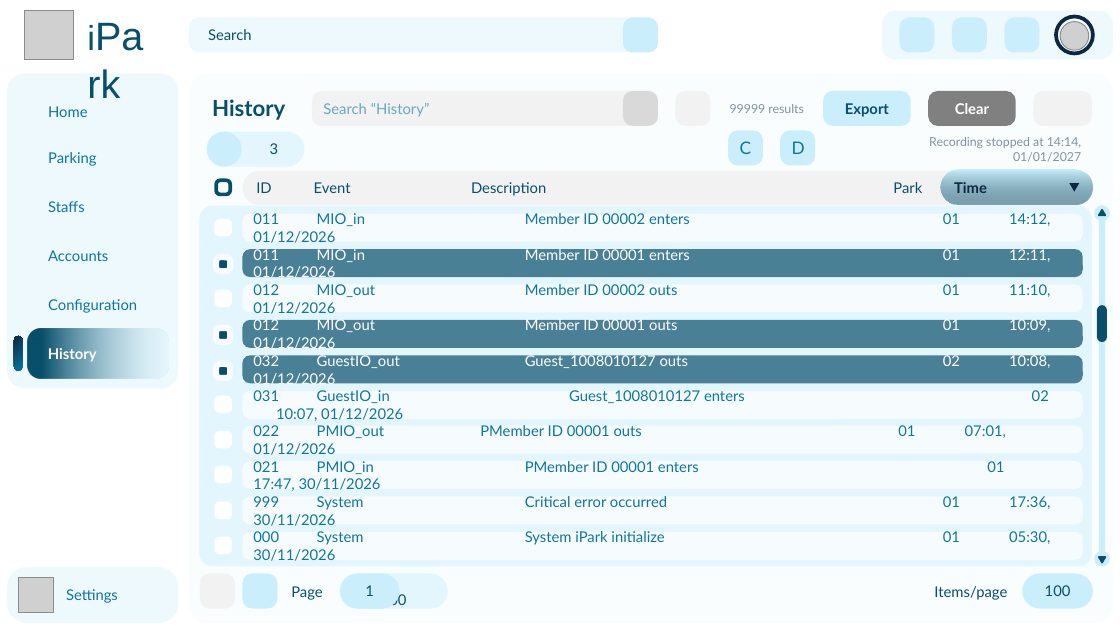
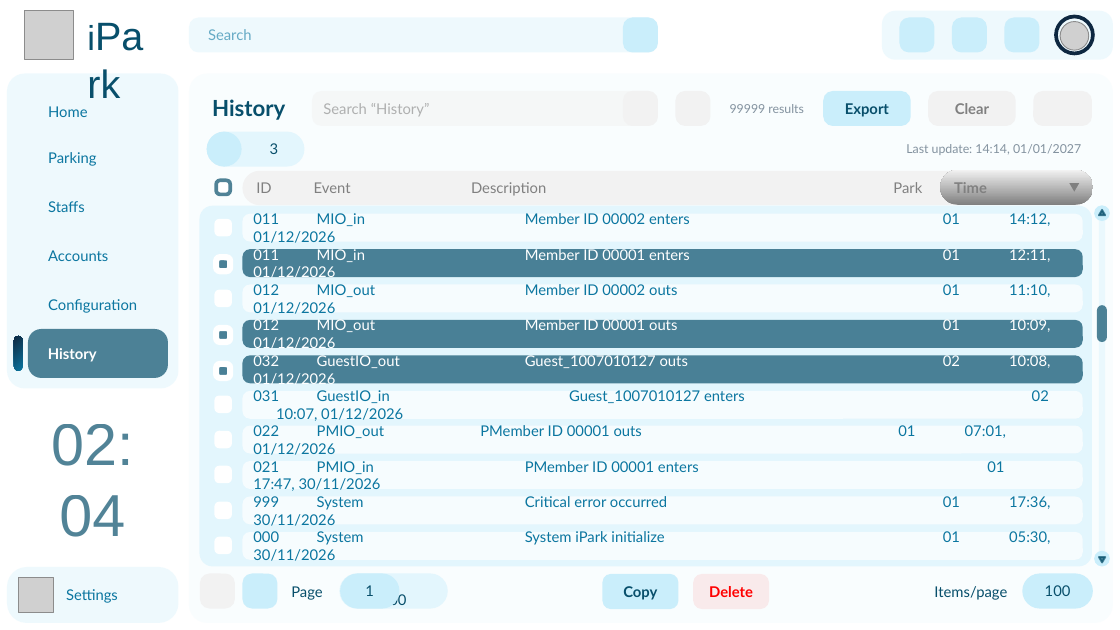
Before and after one commit to 1172005thinh/HCMUT-SmartParking-System, a slide deck: slide 24 of design/UI_UX/ui_concept.pptx (slide 14 before the commit). Drawn at 1120x630 pixels with LibreOffice and Linux fonts; fonts in the diff are those of the drawing; grey boxes stand for pictures; background and template pictures are left out. Boxes give left, top, right and bottom in pixels: in the first picture for what was removed or moved away, otherwise in the second. Text is boxed around its words. In the diff, an @@ line names an element or a change of style, - is before the commit and + after.

```diff
--- a/design/UI_UX/ui_concept.pptx
+++ b/design/UI_UX/ui_concept.pptx
@@ rounded rectangle "Search" at (189,18,659,52): text colour #084F6A to #0B76A0 at 60% opacity @@
@@ rounded rectangle "Search “History”" at (312,91,658,125): text colour #0B76A0 at 60% opacity to #808080 at 60% opacity; fill #F2F2F2 to #F2F2F2 at 50% opacity @@
@@ rounded rectangle at (623,91,658,125): fill #D9D9D9 to #F2F2F2 @@
@@ rounded rectangle "Clear" at (928,91,1015,125): text colour #FFFFFF to #808080; fill #808080 to #F2F2F2 @@
@@ rounded rectangle removed at (728,131,763,165) @@
-C
@@ rounded rectangle removed at (780,131,815,165) @@
-D
@@ text at (906,144,1081,155): text changed @@
-Recording stopped at 14:14, 01/01/2027
+Last update: 14:14, 01/01/2027
@@ text colour #084F6A to #808080 in 4 elements at (243,170,302,204), (302,171,460,205), (460,170,882,204), (882,170,940,204) @@
@@ rounded rectangle "Time" at (940,170,1093,204): text colour #0E2841 to #808080; fill gradient #084F6A to #CAEEFB to gradient #808080 to #F2F2F2 @@
@@ triangle at (1069,183,1079,192): fill #0E2841 to #808080 @@
@@ rounded rectangle at (1099,206,1105,567): fill #CAEEFB to #CAEEFB at 30% opacity @@
@@ rounded rectangle "History" at (28,329,167,378): fill gradient #084F6A to #CAEEFB to #084F6A at 70% opacity @@
@@ text in rounded rectangle at (253,353,1050,368): text changed @@
-032 GuestIO_out Guest_1008010127 outs 02 10:08, 01/12/2026
+032 GuestIO_out Guest_1007010127 outs 02 10:08, 01/12/2026
@@ fill #084F6A to #084F6A at 70% opacity; outline #F8FCFE 5 pt to #FFFFFF 5 pt in 3 elements at (216,257,230,271), (216,328,230,342), (216,364,230,378) @@
@@ text added at (51,424,133,537), 48 pt, text #084F6A at 70% opacity @@
+02:04
@@ fill #084F6A to #084F6A at 70% opacity in 3 elements at (1097,305,1107,341), (1099,210,1105,215), (1099,557,1105,563) @@
@@ rounded rectangle added at (603,574,678,610), fill #CAEEFB, 12 pt, text #084F6A, bold @@
+Copy
@@ rounded rectangle added at (693,574,769,610), fill #FF4747 at 10% opacity, 12 pt, text #FF0000, bold @@
+Delete
```
Also in this commit, not shown: 12 other slides changed, 12 slides added, 1 other file.
